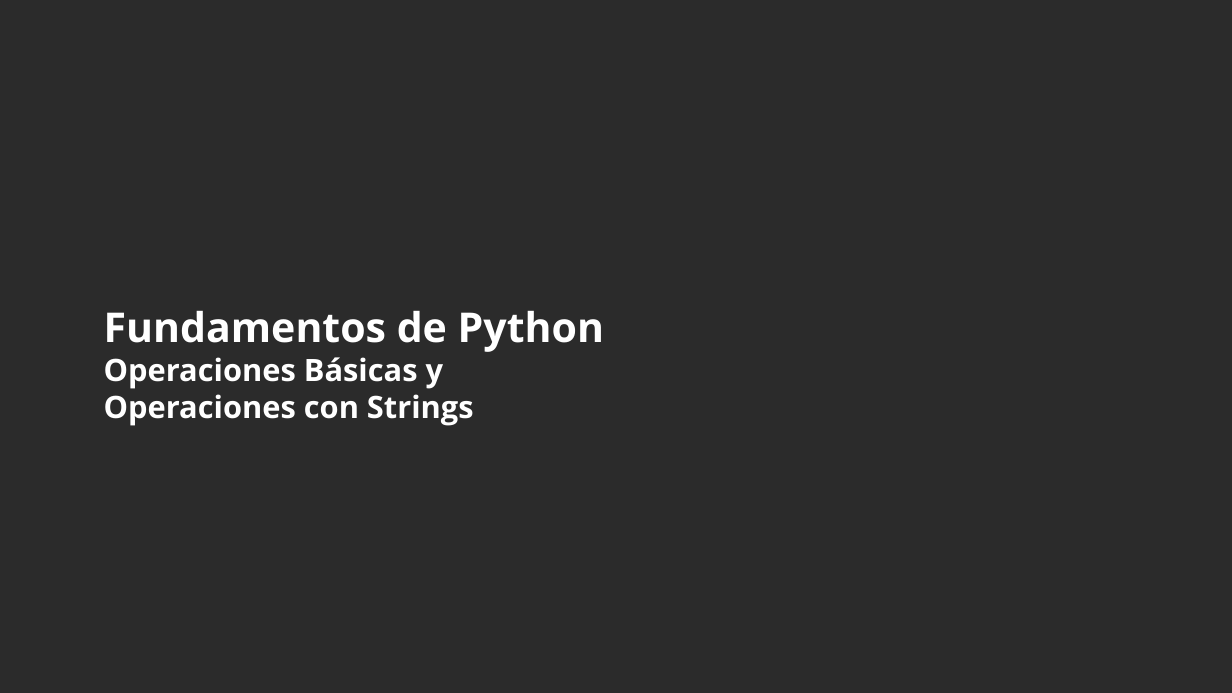
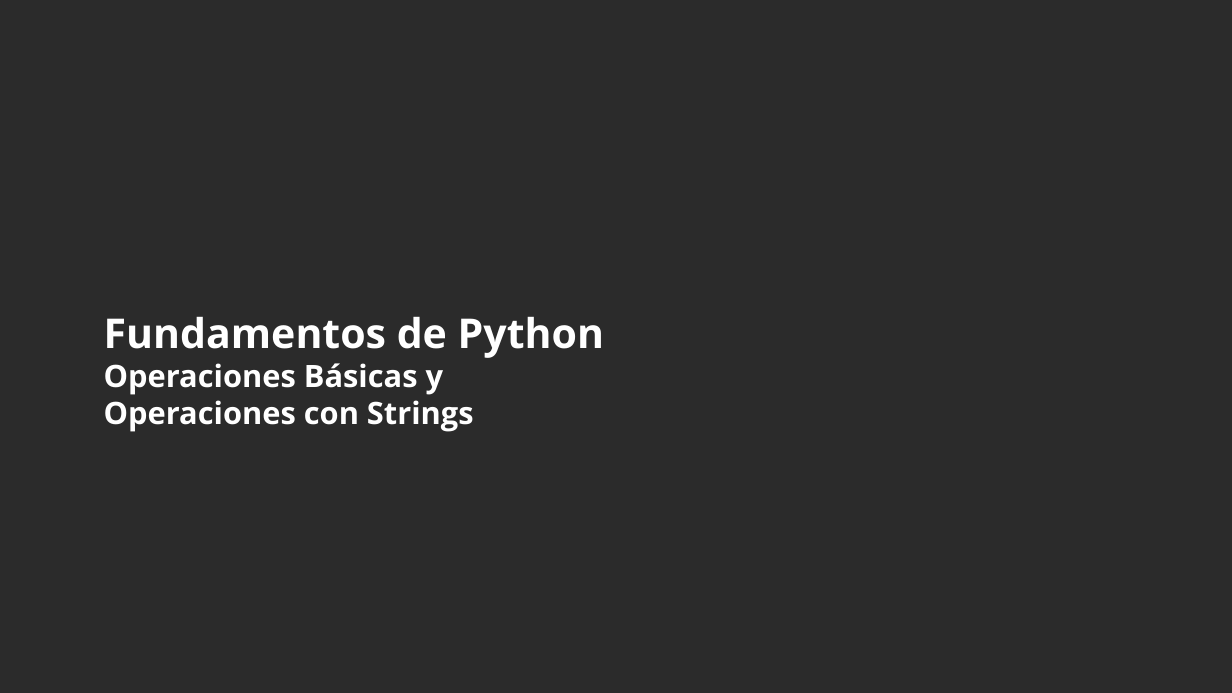
Before and after one commit to ombravo/Pildora2_OperBsicas-y-Strings, a slide deck: slide 1 of 00 Presentacion_Pildora_2 OperBasicasStrings OscarBravo.pptx. Drawn at 1232x693 pixels with LibreOffice and Linux fonts; fonts in the diff are those of the drawing; background and template pictures are left out; a plain dark background stands for a picture behind light text. Boxes give left, top, right and bottom in pixels: in the first picture for what was removed or moved away, otherwise in the second. Text is boxed around its words. In the diff, an @@ line names an element or a change of style, - is before the commit and + after.

```diff
--- a/00 Presentacion_Pildora_2 OperBasicasStrings OscarBravo.pptx
+++ b/00 Presentacion_Pildora_2 OperBasicasStrings OscarBravo.pptx
@@ title "Fundamentos de Python Operaciones Básicas ...": place and size @@
-title "Fundamentos de Python Operaciones Básicas ..." at (104, 310, 604, 426)
+title "Fundamentos de Python Operaciones Básicas ..." at (104, 316, 604, 432)
```
Also in this commit, not shown: 1 other file.
